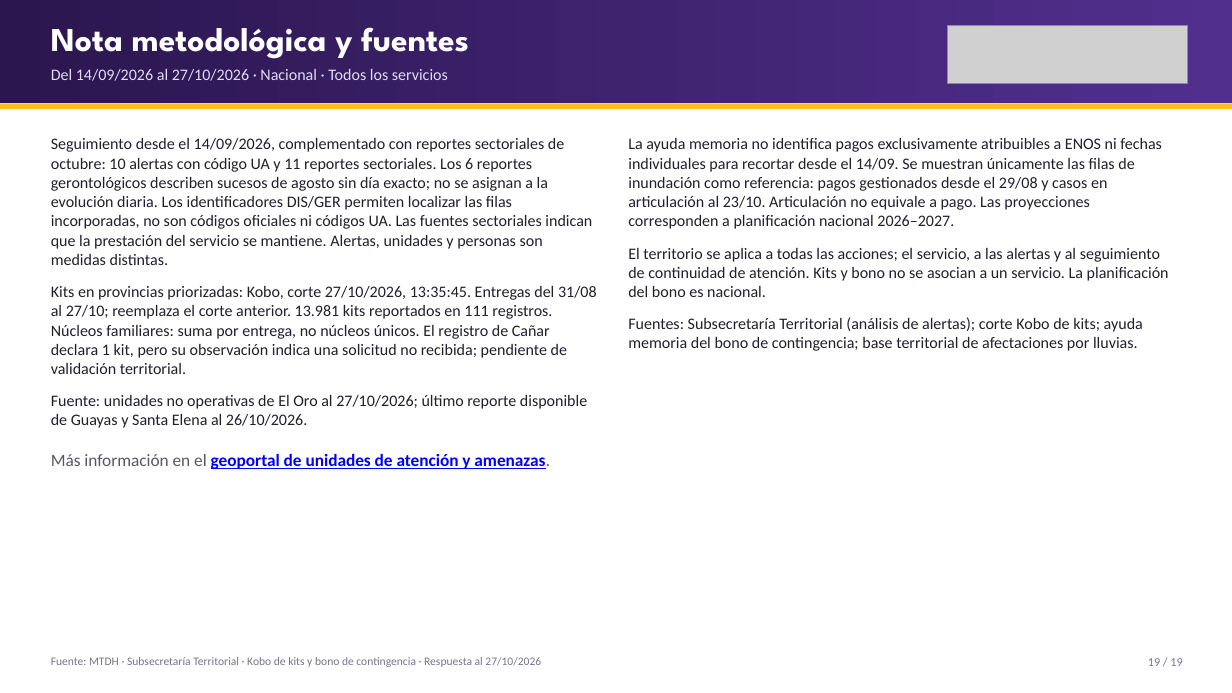
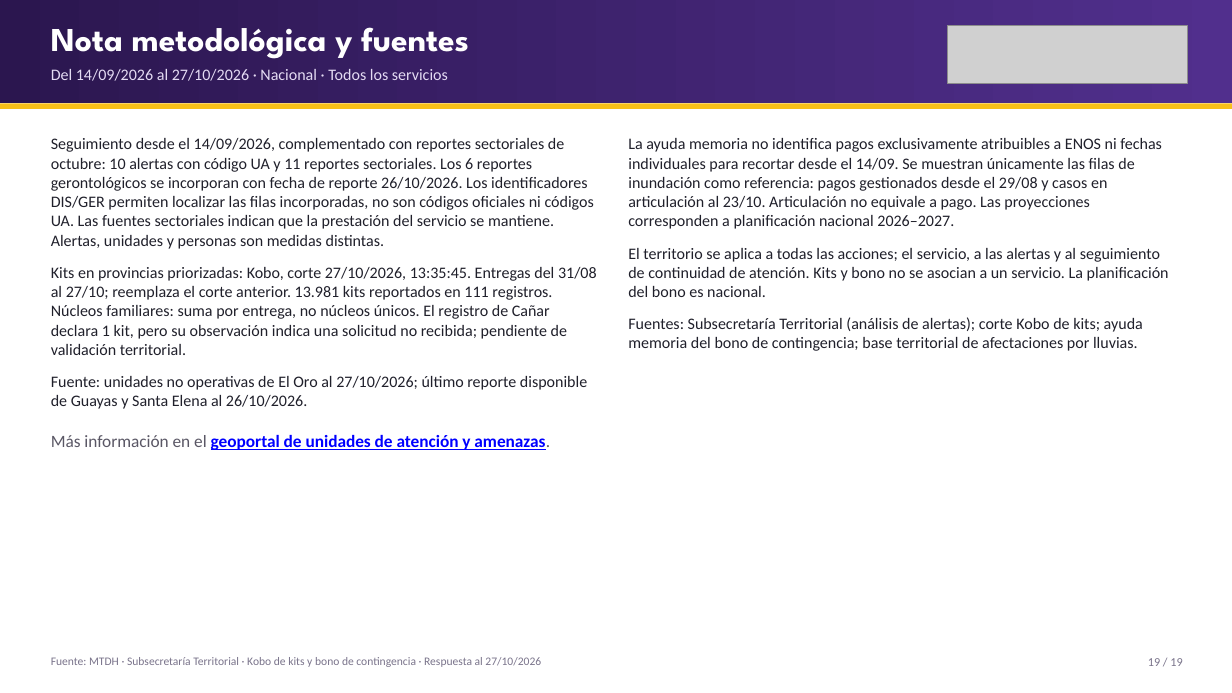
Before and after one commit to JuanAmbuludi/Sistema-Reporte-MTDH, a slide deck: slide 19 of docs/reportes/Seguimiento_ENOS_2026-10-26.pptx. Drawn at 1232x693 pixels with LibreOffice and Linux fonts; fonts in the diff are those of the drawing; grey boxes stand for pictures. Boxes give left, top, right and bottom in pixels: in the first picture for what was removed or moved away, otherwise in the second. Text is boxed around its words. In the diff, an @@ line names an element or a change of style, - is before the commit and + after.

```diff
--- a/docs/reportes/Seguimiento_ENOS_2026-10-26.pptx
+++ b/docs/reportes/Seguimiento_ENOS_2026-10-26.pptx
@@ text at bbox=[51, 138, 594, 249]: text changed @@
-Seguimiento desde el 14/09/2026, complementado con reportes sectoriales de octubre: 10 alertas con código UA y 11 reportes sectoriales. Los 6 reportes gerontológicos describen sucesos de agosto sin día exacto; no se asignan a la evolución diaria. Los identificadores DIS/GER permiten localizar las filas incorporadas, no son códigos oficiales ni códigos UA. Las fuentes sectoriales indican que la prestación del servicio se mantiene. Alertas, unidades y personas son medidas distintas.
+Seguimiento desde el 14/09/2026, complementado con reportes sectoriales de octubre: 10 alertas con código UA y 11 reportes sectoriales. Los 6 reportes gerontológicos se incorporan con fecha de reporte 26/10/2026. Los identificadores DIS/GER permiten localizar las filas incorporadas, no son códigos oficiales ni códigos UA. Las fuentes sectoriales indican que la prestación del servicio se mantiene. Alertas, unidades y personas son medidas distintas.
```
Also in this commit, not shown: 4 other slides changed, 8 other files.
